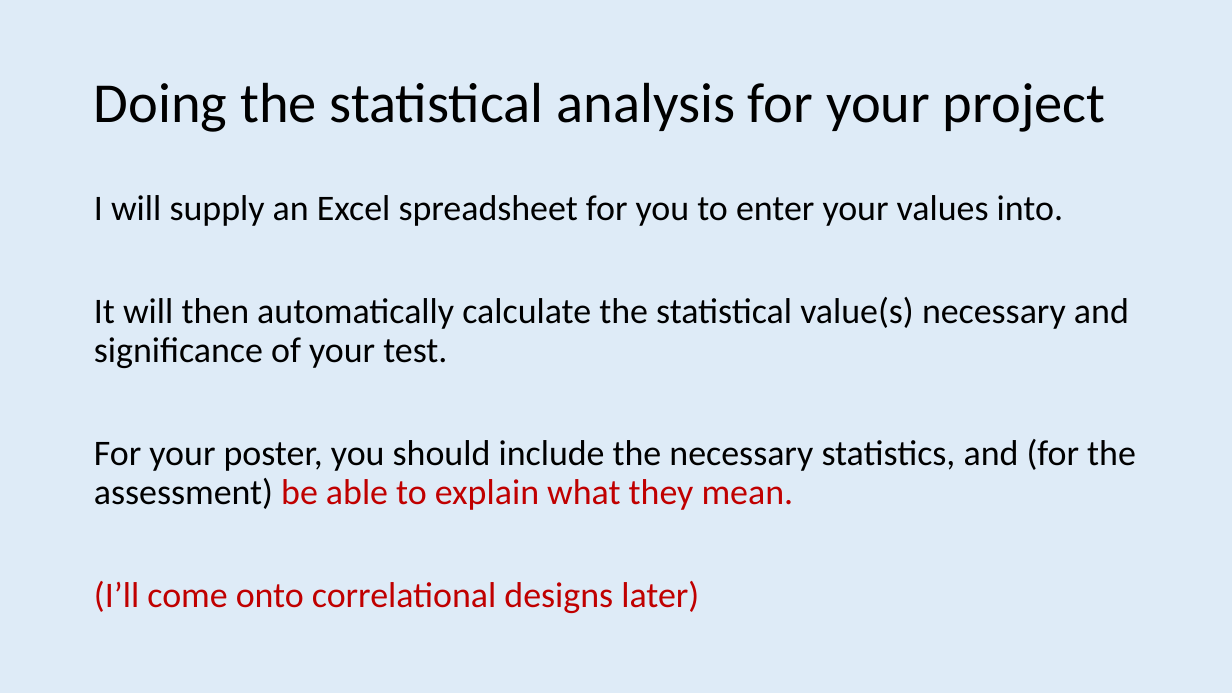
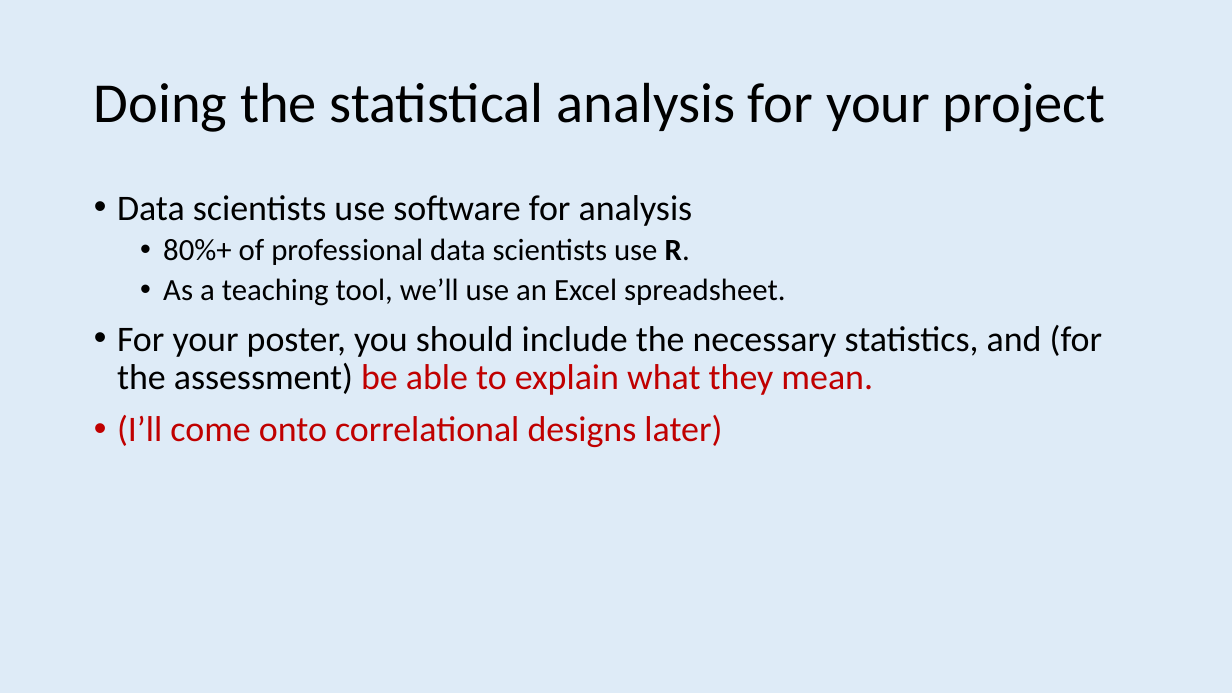
Before and after one commit to ajwills72/rmhealth-found, a slide deck: slide 64 of docs/statistical_inference.pptx (slide 42 before the commit). Drawn at 1232x693 pixels with LibreOffice and Linux fonts; fonts in the diff are those of the drawing. Boxes give left, top, right and bottom in pixels: in the first picture for what was removed or moved away, otherwise in the second. Text is boxed around its words. In the diff, an @@ line names an element or a change of style, - is before the commit and + after.

```diff
--- a/docs/statistical_inference.pptx
+++ b/docs/statistical_inference.pptx
@@ text at (117,195,786,306): text changed; size 28 to 24 pt @@
-I will supply an Excel spreadsheet for you to enter your values into.
-It will then automatically calculate the statistical value(s) necessary and significance of your test.
+• Data scientists use software for analysis
+  • 80%+ of professional data scientists use R.
+  • As a teaching tool, we’ll use an Excel spreadsheet.
@@ text at (117,325,1103,447): bullet none to • @@
```
Also in this commit, not shown: 6 other slides changed, 23 slides added, 13 slides removed, 4 other files.
